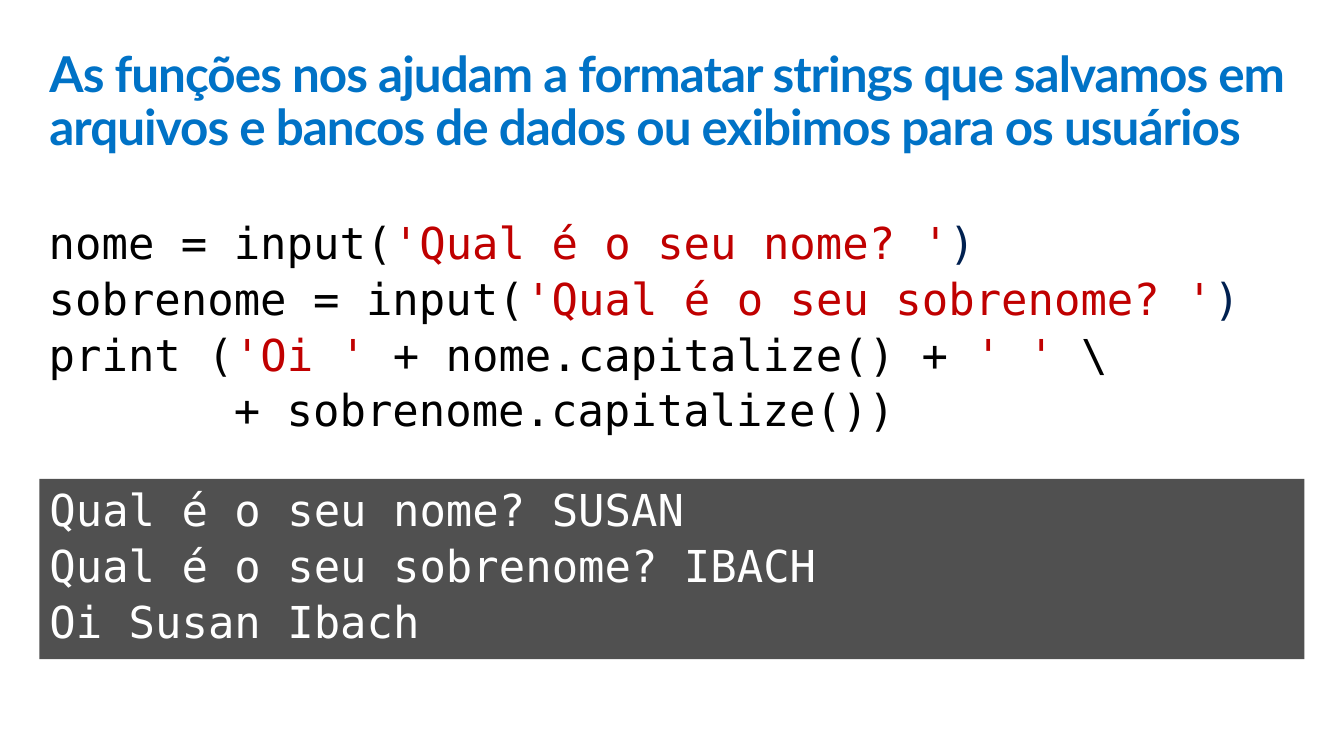
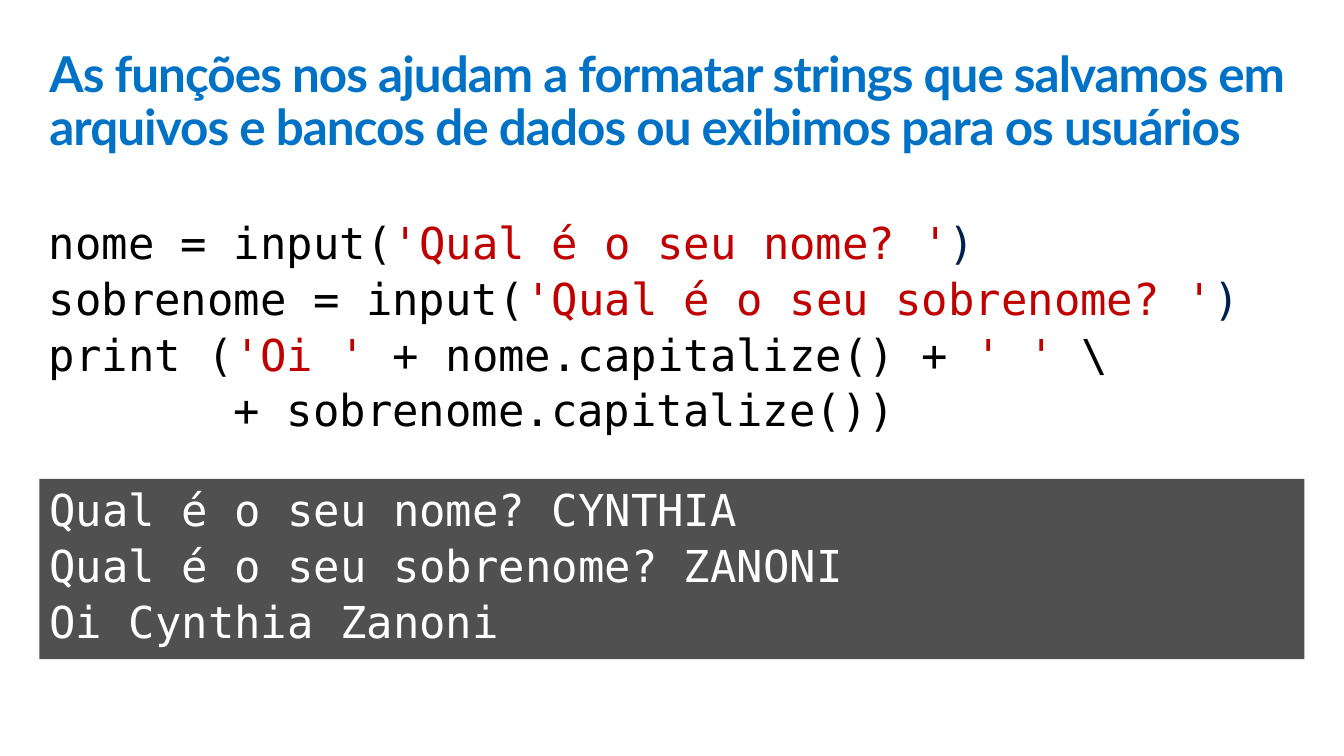
Before and after one commit to cyz/c9-python-getting-started, a slide deck: slide 5 of python-for-beginners/Slides/4 - StringVariables.pptx. Drawn at 1344x756 pixels with LibreOffice and Linux fonts; fonts in the diff are those of the drawing. Boxes give left, top, right and bottom in pixels: in the first picture for what was removed or moved away, otherwise in the second. Text is boxed around its words. In the diff, an @@ line names an element or a change of style, - is before the commit and + after.

```diff
--- a/python-for-beginners/Slides/4 - StringVariables.pptx
+++ b/python-for-beginners/Slides/4 - StringVariables.pptx
@@ text in rectangle at bbox=[49, 491, 843, 647]: text changed @@
-Qual é o seu nome? SUSAN
-Qual é o seu sobrenome? IBACH
-Oi Susan Ibach
+Qual é o seu nome? CYNTHIA
+Qual é o seu sobrenome? ZANONI
+Oi Cynthia Zanoni
```
Also in this commit, not shown: 3 other slides changed, 14 other files.
